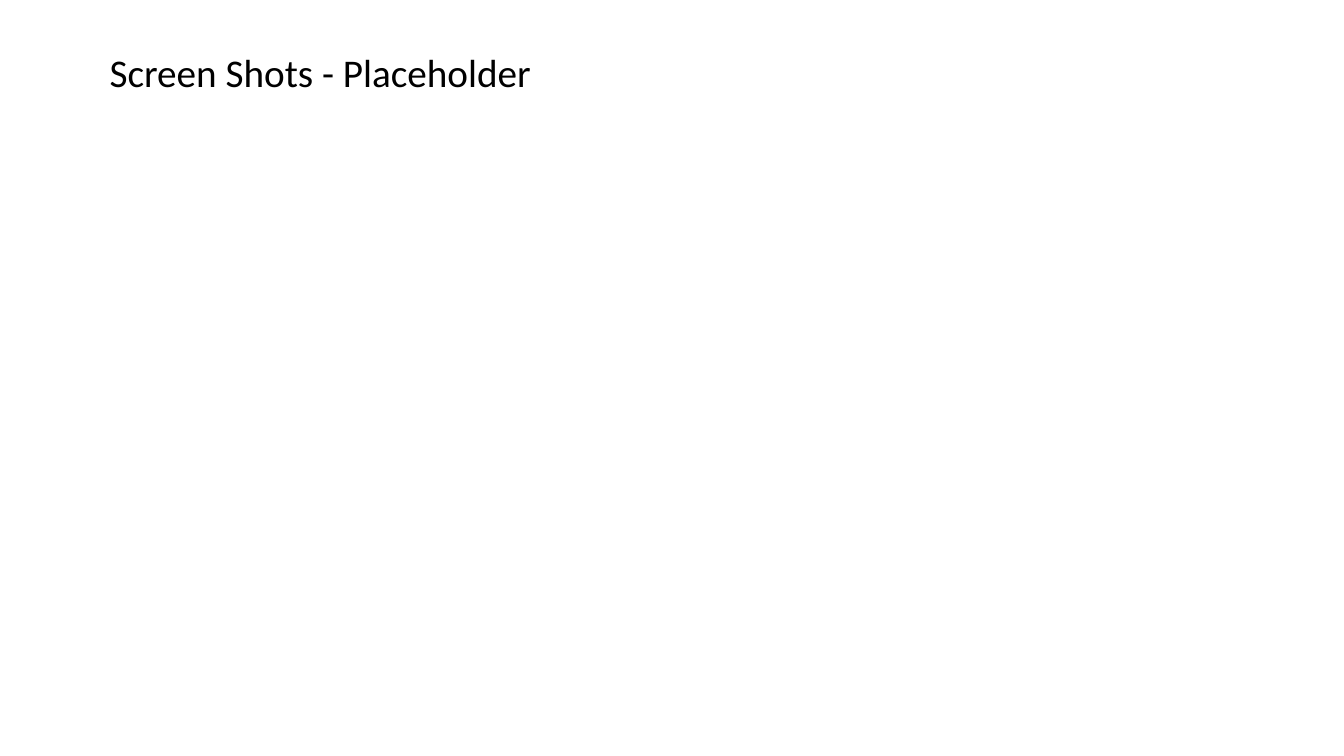
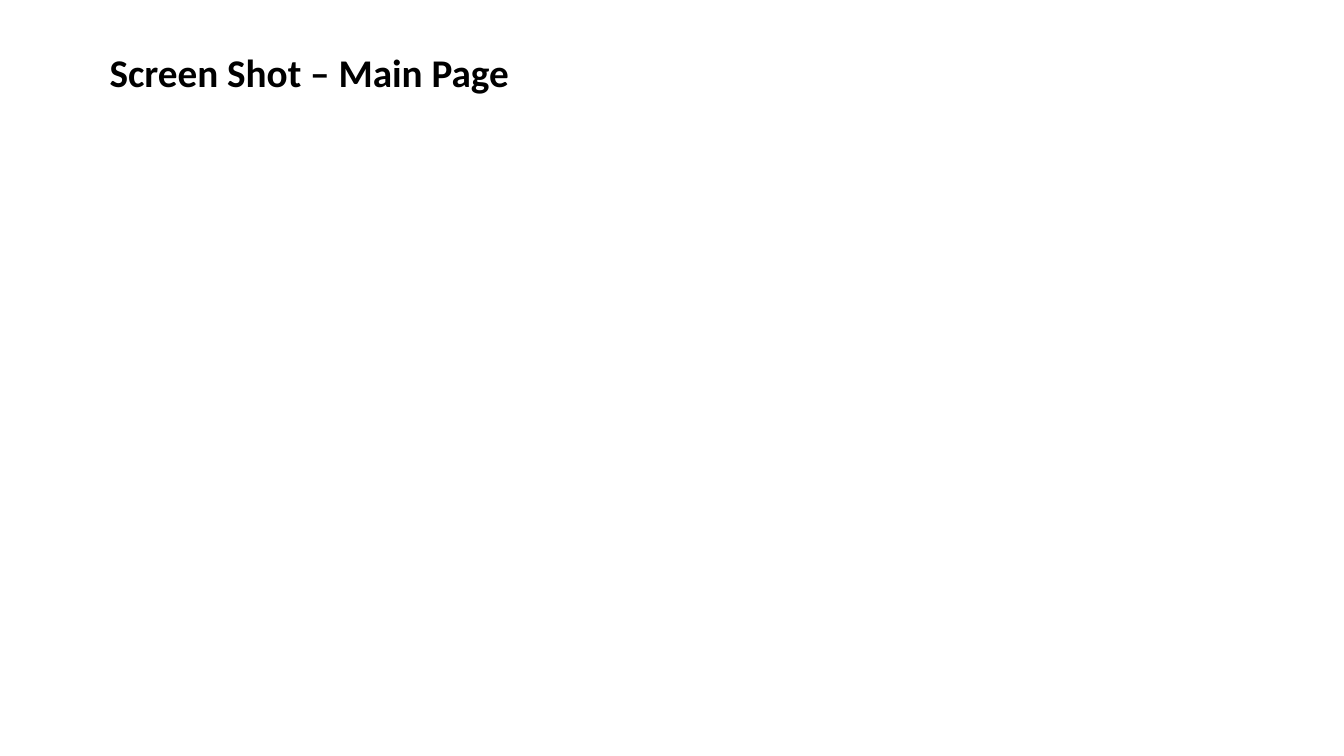
Before and after one commit to srikpv/GTBootCamp_Project1, a slide deck: slide 3 of project1.pptx (slide 4 before the commit). Drawn at 1344x756 pixels with LibreOffice and Linux fonts; fonts in the diff are those of the drawing. Boxes give left, top, right and bottom in pixels: in the first picture for what was removed or moved away, otherwise in the second. Text is boxed around its words. In the diff, an @@ line names an element or a change of style, - is before the commit and + after.

```diff
--- a/project1.pptx
+++ b/project1.pptx
@@ title at (x1=110, y1=59, x2=509, y2=94): text changed; bold on @@
-Screen Shots - Placeholder
+Screen Shot – Main Page
```
Also in this commit, not shown: 3 other slides changed.
